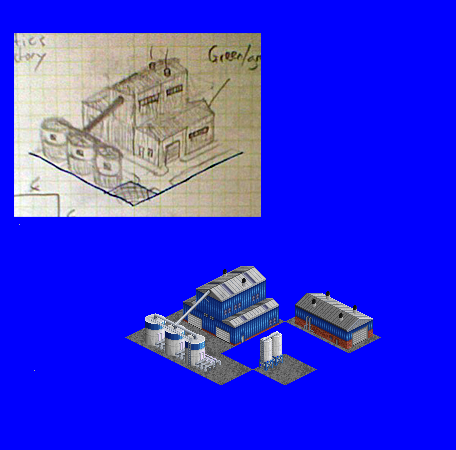
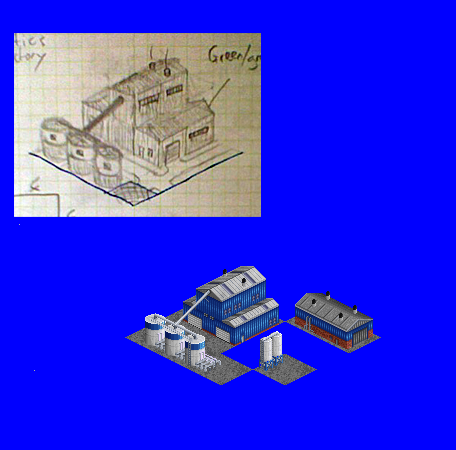
Layer changes from the first 456×450 image to the second:
painted on "warehouse" (2nd of 2, in "warehouse") over [295, 293, 373, 347]
